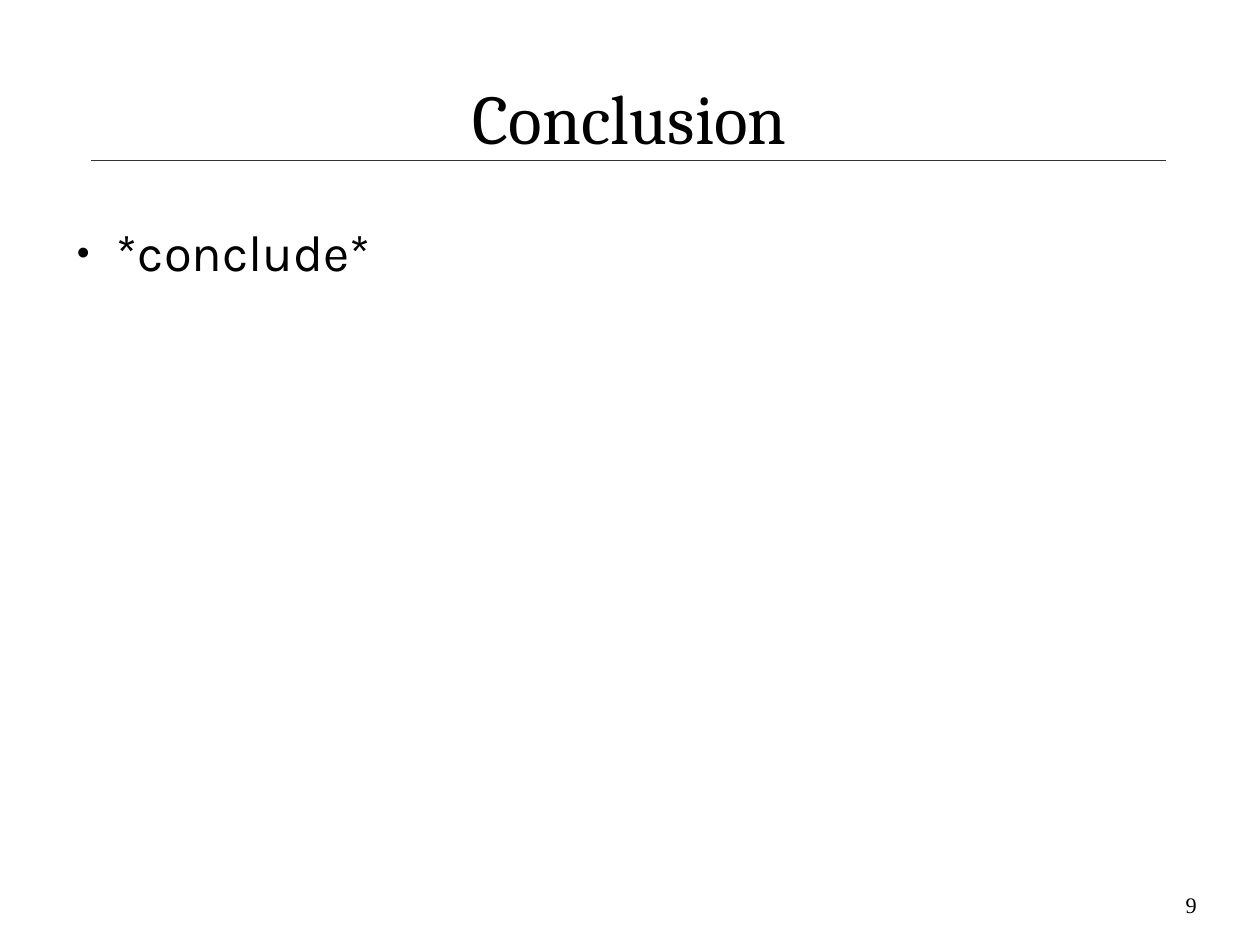
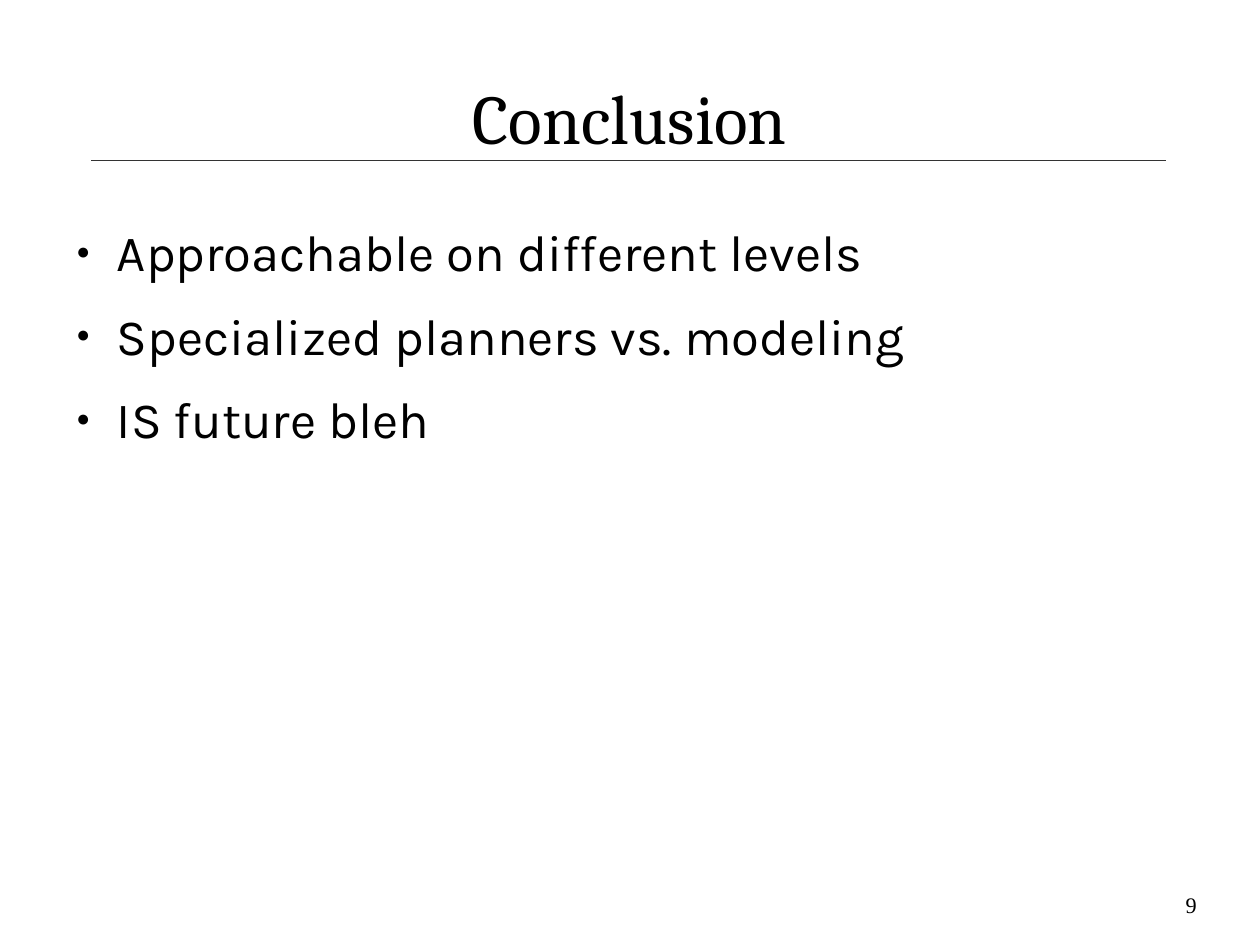
Before and after one commit to IllDepence/ai_seminar, a slide deck: slide 9 of praes/praes.odp. Drawn at 1260x945 pixels with LibreOffice and Linux fonts; fonts in the diff are those of the drawing. Boxes give left, top, right and bottom in pixels: in the first picture for what was removed or moved away, otherwise in the second. Text is boxed around its words. In the diff, an @@ line names an element or a change of style, - is before the commit and + after.

```diff
--- a/praes/praes.odp
+++ b/praes/praes.odp
@@ text at (x1=117, y1=236, x2=904, y2=439): text changed @@
-● *conclude*
+● Approachable on different levels
+● Specialized planners vs. modeling
+● IS future bleh
```
Also in this commit, not shown: 4 other slides changed, 1 other file.
